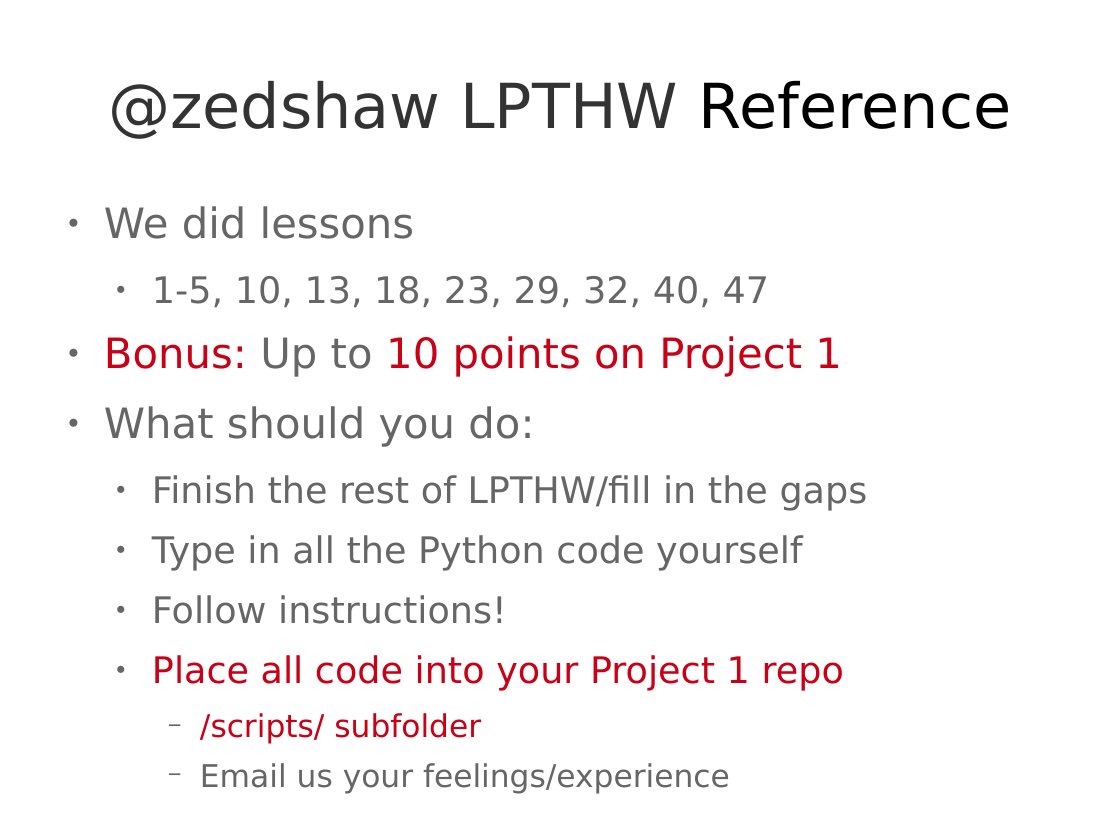
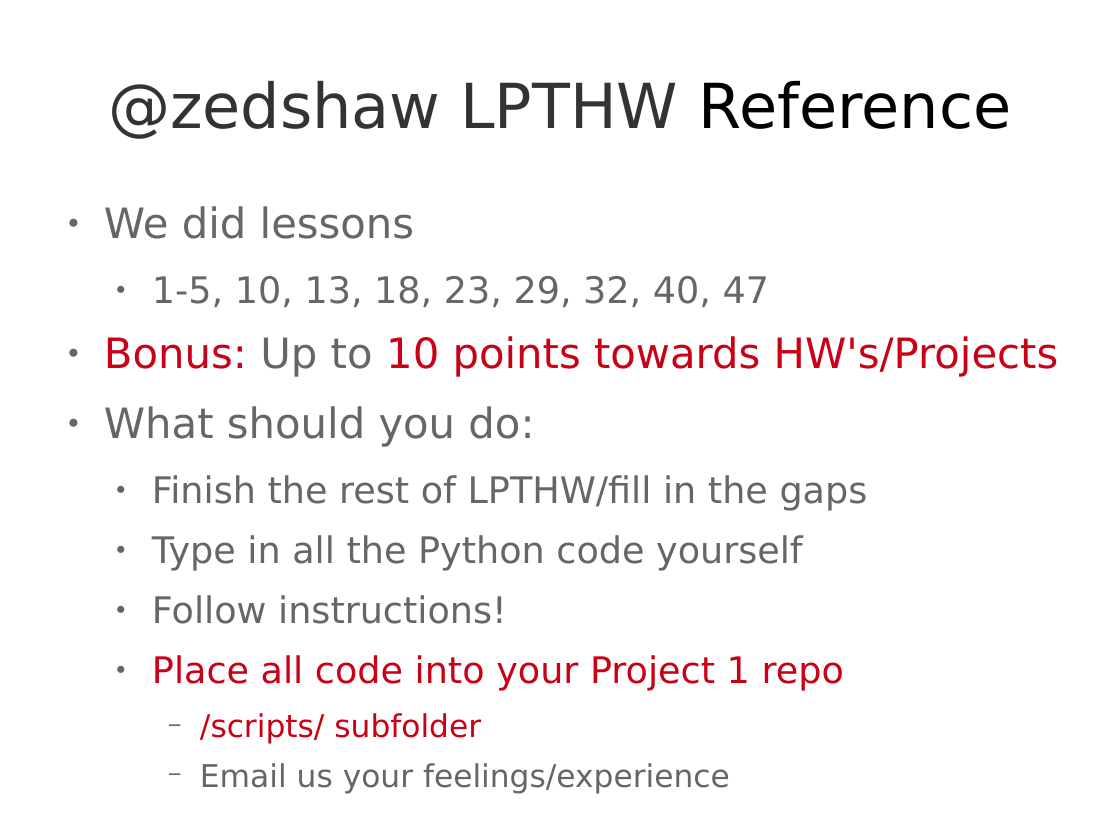
Before and after one commit to theonewolf/15-441-Recitation-Sessions, a slide deck: slide 52 of recitation4/src/recitation4.odp (slide 32 before the commit). Drawn at 1120x840 pixels with LibreOffice and Linux fonts; fonts in the diff are those of the drawing. Boxes give left, top, right and bottom in pixels: in the first picture for what was removed or moved away, otherwise in the second. Text is boxed around its words. In the diff, an @@ line names an element or a change of style, - is before the commit and + after.

```diff
--- a/recitation4/src/recitation4.odp
+++ b/recitation4/src/recitation4.odp
@@ text at [104,336,1059,377]: text changed @@
-● Bonus: Up to 10 points on Project 1
+● Bonus: Up to 10 points towards HW's/Projects
```
Also in this commit, not shown: 12 other slides changed, 30 slides added, 10 slides removed, 4 other files.
